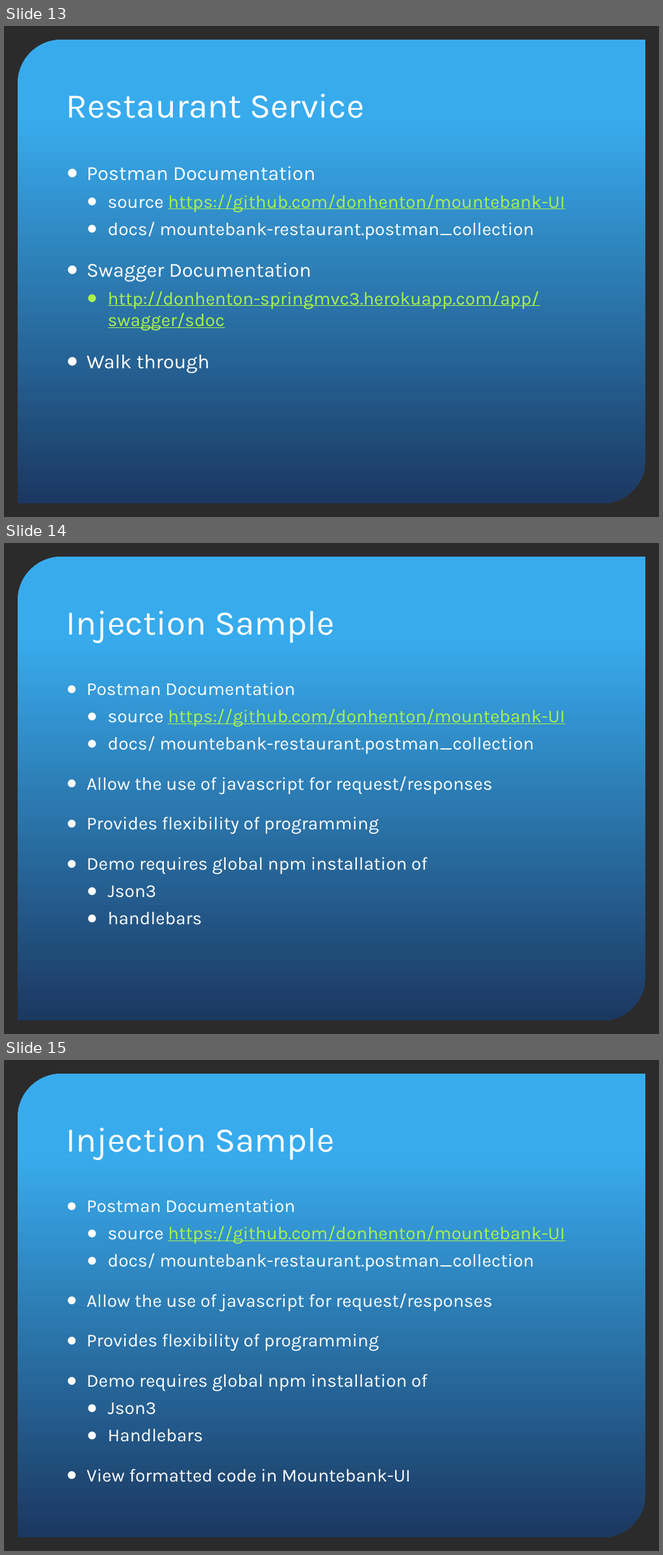
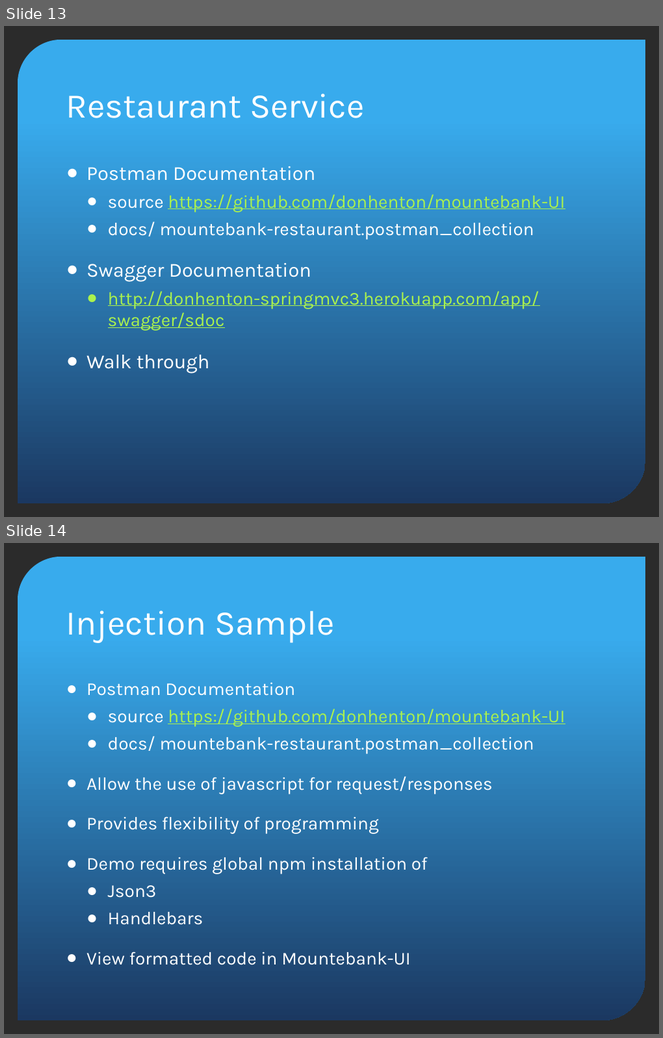
Before and after one commit to donhenton/mountebank-UI, a slide deck: docs/madjs/MADJS-Mountebank.pptx. Shown one above the other, each under a label of ours: slides 13, 14 and 15 before the commit, slides 13 and 14 after it. The pictures are 663x1555 and 663x1038 pixels, drawn with LibreOffice and Linux fonts; fonts in the diff are those of the drawing; background and template pictures are left out; a plain dark background stands for a picture behind light text. Boxes give left, top, right and bottom in pixels: in the first picture for what was removed or moved away, otherwise in the second. Text is boxed around its words. In the diff, an @@ line names an element or a change of style, - is before the commit and + after.

Commit message:
slides again

```diff
--- a/docs/madjs/MADJS-Mountebank.pptx
+++ b/docs/madjs/MADJS-Mountebank.pptx
@@ slide 14 removed at (4,543,659,1034), background picture (left out); not listed: 1 template element that a slide beside it also shows @@
@@ title removed at (66,611,335,643) @@
-Injection Sample
@@ text removed at (87,682,565,925) @@
-● Postman Documentation
-  ● source https://github.com/donhenton/mountebank-UI
-  ● docs/ mountebank-restaurant.postman_collection
-● Allow the use of javascript for request/responses
-● Provides flexibility of programming
-● Demo requires global npm installation of
-  ● Json3
-  ● handlebars
@@ what was slide 15 is now slide 14 @@
```
